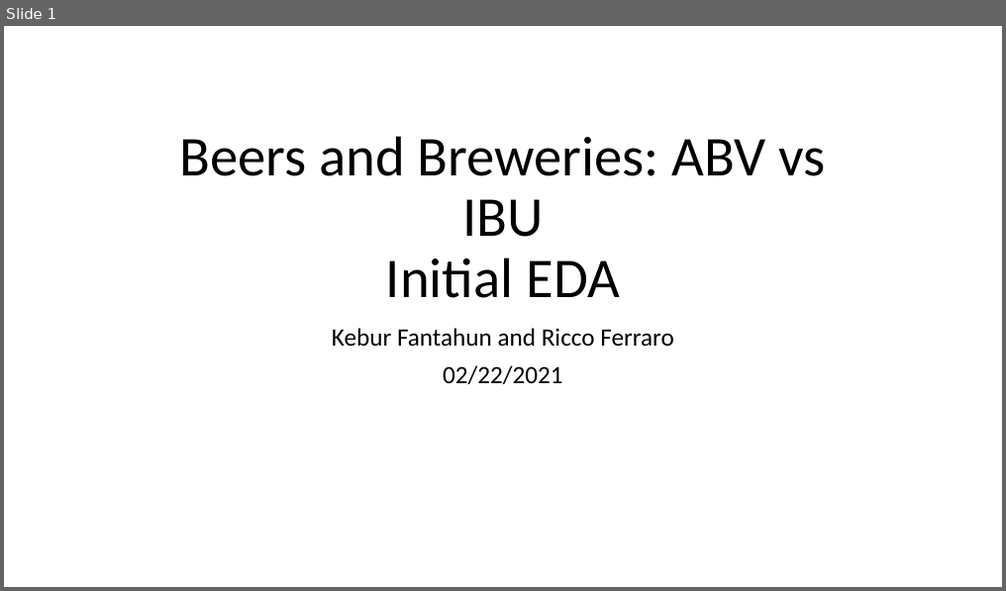
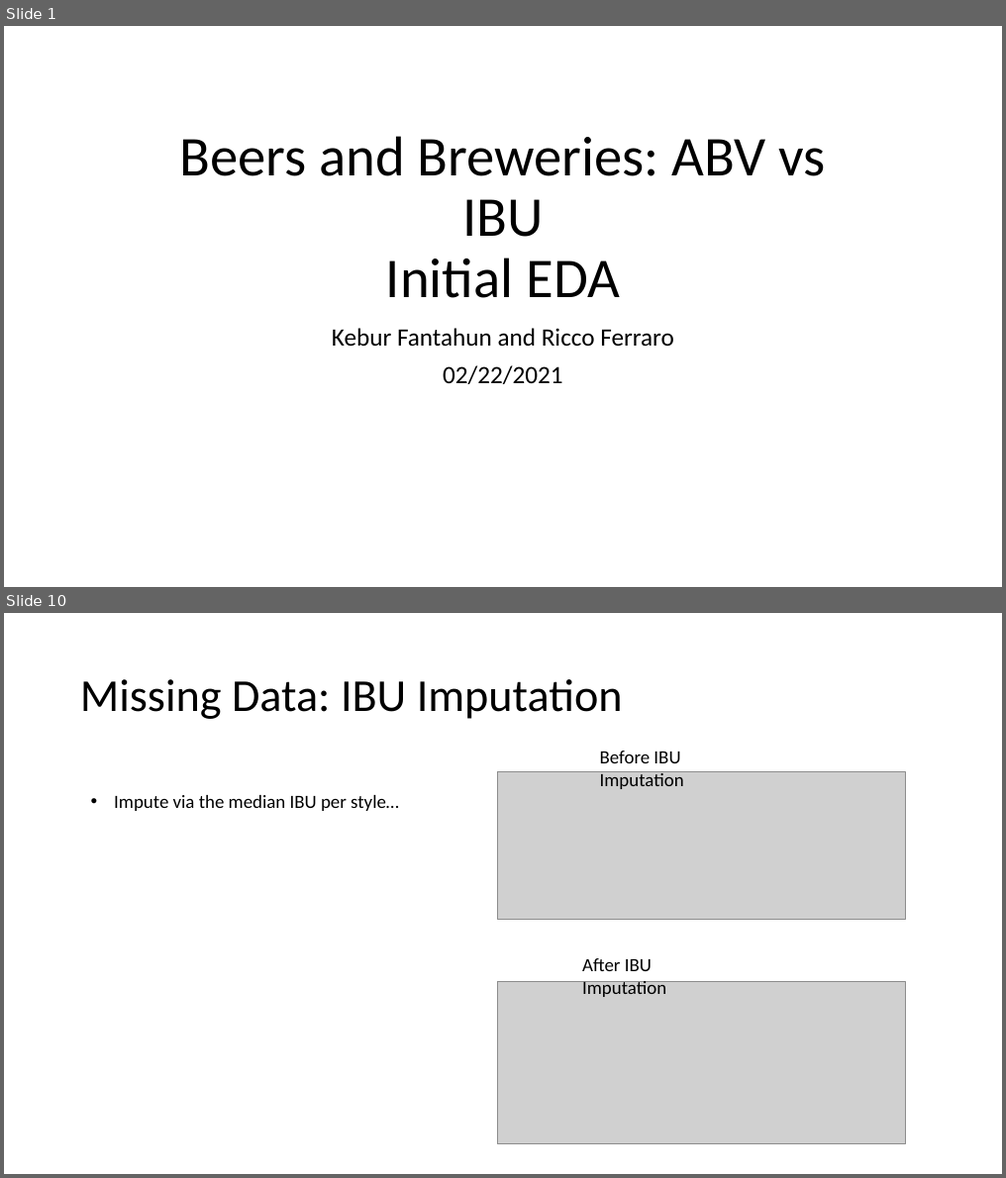
Before and after one commit to RiccoFerraro/dds_case_study_1, a slide deck: Beers_and_Breweries.pptx. Shown one above the other, each under a label of ours: slide 1 before the commit, slides 1 and 10 after it; the slides between them are not shown. The pictures are 1006x591 and 1006x1178 pixels, drawn with LibreOffice and Linux fonts; fonts in the diff are those of the drawing; grey boxes stand for pictures. Boxes give left, top, right and bottom in pixels: in the first picture for what was removed or moved away, otherwise in the second. Text is boxed around its words. In the diff, an @@ line names an element or a change of style, - is before the commit and + after.

```diff
--- a/Beers_and_Breweries.pptx
+++ b/Beers_and_Breweries.pptx
@@ slide 10 added at [4,613,1002,1174], background #FFFFFF @@
@@ title added at [80,679,623,719], 44 pt, text #000000 @@
+Missing Data: IBU Imputation
@@ text added at [600,751,684,789], 18 pt, text #000000 @@
+Before IBU Imputation
@@ picture added at [498,771,905,919] @@
@@ text added at [114,795,399,811], 18 pt, text #000000 @@
+• Impute via the median IBU per style…
@@ text added at [582,959,666,997], 18 pt, text #000000 @@
+After IBU Imputation
@@ picture added at [498,982,906,1145] @@
```
Also in this commit, not shown: 6 slides changed, 12 other slides added, 2 slides removed, 3 other files.
